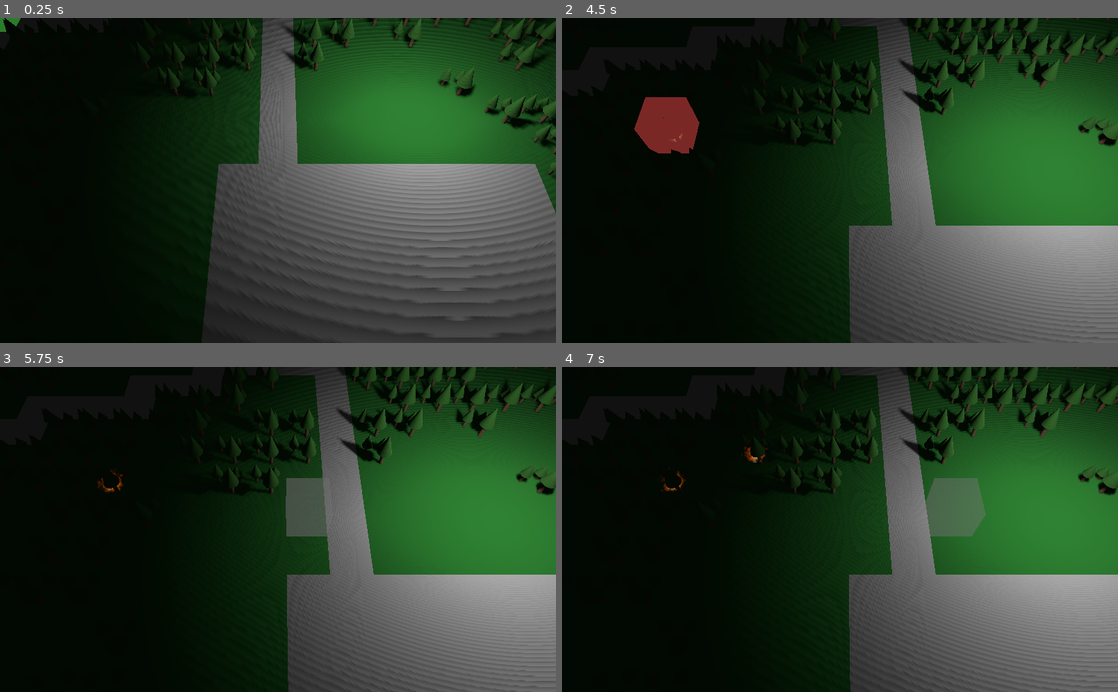
Above: before the commit, frames 1-4 (two rows, left to right).
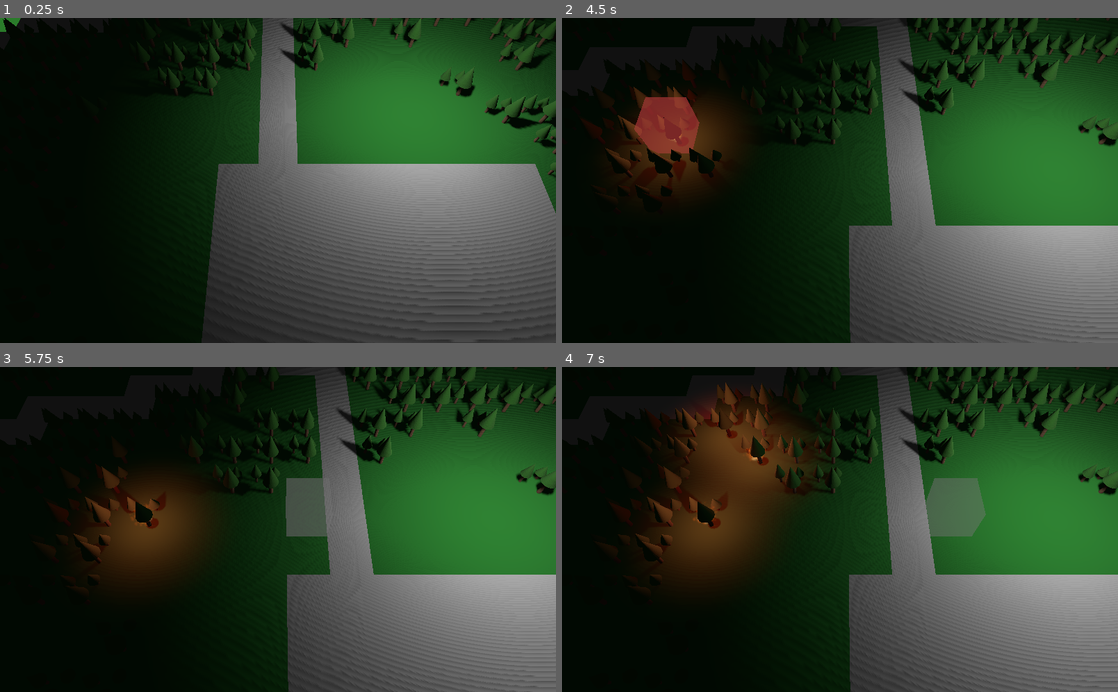
Above: after the commit, the same moments.

Repository: arturh85/gamejam2021
Game: Godot game, scene res://World.tscn
Two runs of this game, one before a commit and one after it. Both use one fixed random seed, a clock stepped at 60 frames per second and the inputs below. This scene is started directly instead of the project's main scene.
Inputs (mouse positions are in pixels of both pictures, inside the frame that each line leads up to):
- Up to frame 1 (0.25 s): no input
- Up to frame 2 (4.5 s): move the mouse to (962, 164) at 0.52 s; press the mouse at (962, 164) at 0.53 s; tap Enter at 1.25, 2.75, 4.25 s; move the mouse to (728, 196) at 1.27 s; release the mouse at (728, 196) at 1.28 s; right-click (728, 196) at 1.35 s; tap Space at 2, 3.5 s; move the mouse to (895, 109) at 2.02 s; press the mouse at (895, 109) at 2.03 s; move the mouse to (812, 245) at 2.77 s; release the mouse at (812, 245) at 2.78 s; right-click (812, 245) at 2.85 s; move the mouse to (1006, 229) at 3.52 s; press the mouse at (1006, 229) at 3.53 s; move the mouse to (673, 131) at 4.27 s; release the mouse at (673, 131) at 4.28 s; right-click (673, 131) at 4.35 s
- Up to frame 3 (5.75 s): move the mouse to (305, 529) at 5.02 s; press the mouse at (305, 529) at 5.03 s
- Up to frame 4 (7 s): move the mouse to (756, 448) at 5.77 s; release the mouse at (756, 448) at 5.78 s; right-click (756, 448) at 5.85 s; move the mouse to (962, 513) at 6.52 s; press the mouse at (962, 513) at 6.53 s

The runs differ from the first frame. In frame 1, 2.3% of the frame differs, in the area x 34-100%, y 0-89%; in frame 2, 3.6%; in frame 3, 6.3%; in frame 4, 12%, in the area x 9-49%, y 4-69%.
Error before the commit: Invalid get index 'ticks_burning' (on base: 'Particles'). (res://GridMap.gd:38)

Commit message:
move lights to fire

Diff:
--- /dev/null
+++ b/Fire.gd
@@ -0,0 +1,18 @@
+extends Particles
+
+
+# Declare member variables here. Examples:
+# var a = 2
+# var b = "text"
+
+var ticks_burning = 0
+
+
+# Called when the node enters the scene tree for the first time.
+func _ready():
+	pass # Replace with function body.
+
+
+# Called every frame. 'delta' is the elapsed time since the previous frame.
+#func _process(delta):
+#	pass
--- a/Fire.tscn
+++ b/Fire.tscn
@@ -1,7 +1,8 @@
-[gd_scene load_steps=10 format=2]
+[gd_scene load_steps=13 format=2]
 
 [ext_resource path="res://fire/Fire.tres" type="Gradient" id=1]
 [ext_resource path="res://fire/Smoke30Frames_0.png" type="Texture" id=2]
+[ext_resource path="res://Fire.gd" type="Script" id=3]
 
 [sub_resource type="SpatialMaterial" id=1]
 flags_transparent = true
@@ -47,10 +48,43 @@
 [sub_resource type="QuadMesh" id=7]
 material = SubResource( 6 )
 
+[sub_resource type="Animation" id=8]
+length = 0.001
+tracks/0/type = "value"
+tracks/0/path = NodePath(".:light_energy")
+tracks/0/interp = 1
+tracks/0/loop_wrap = true
+tracks/0/imported = false
+tracks/0/enabled = true
+tracks/0/keys = {
+"times": PoolRealArray( 0 ),
+"transitions": PoolRealArray( 1 ),
+"update": 0,
+"values": [ 7.177 ]
+}
+
+[sub_resource type="Animation" id=9]
+resource_name = "flicker"
+length = 0.2
+loop = true
+step = 0.01
+tracks/0/type = "value"
+tracks/0/path = NodePath(".:light_energy")
+tracks/0/interp = 1
+tracks/0/loop_wrap = true
+tracks/0/imported = false
+tracks/0/enabled = true
+tracks/0/keys = {
+"times": PoolRealArray( 0, 0.02, 0.05, 0.07, 0.11, 0.13, 0.16, 0.18 ),
+"transitions": PoolRealArray( 1, 1, 1, 1, 1, 1, 1, 1 ),
+"update": 0,
+"values": [ 7.177, 1.0, 1.0, 8.174, 8.174, 2.0, 2.0, 0.0 ]
+}
+
 [node name="Particles" type="Particles"]
 transform = Transform( 1, 0, 0, 0, 1, 0, 0, 0, 1, 33.0546, 21.5708, -12.449 )
 material_override = SubResource( 1 )
-amount = 200
+amount = 187
 lifetime = 0.5
 randomness = 1.0
 visibility_aabb = AABB( -3.85516, -6.16211, -4, 7.71033, 8, 8 )
@@ -58,3 +92,21 @@
 draw_order = 2
 process_material = SubResource( 5 )
 draw_pass_1 = SubResource( 7 )
+script = ExtResource( 3 )
+
+[node name="AnimationPlayer" type="AnimationPlayer" parent="."]
+root_node = NodePath("../Particles/FlickerLight")
+autoplay = "flicker"
+anims/RESET = SubResource( 8 )
+anims/flicker = SubResource( 9 )
+
+[node name="FlickerLight" type="OmniLight" parent="."]
+transform = Transform( 1, 0, 0, 0, 1, 0, 0, 0, 1, 0.449699, 4.38636, 0.9209 )
+light_color = Color( 1, 0.470588, 0.286275, 1 )
+light_energy = 7.177
+light_specular = 3.359
+light_cull_mask = 4294967293
+shadow_enabled = true
+shadow_color = Color( 0.890196, 0.313726, 0, 1 )
+omni_range = 13.733
+omni_attenuation = 2.54912
--- a/GridMap.gd
+++ b/GridMap.gd
@@ -37,7 +37,7 @@
 				var instance = fires[key]
 				instance.ticks_burning += 1
 
-				if rng.randf_range(0, 10) < instance.ticks_burning :
+				if rng.randf_range(0, 10) < instance.ticks_burning*2 :
 					fires[key].queue_free()
 					fires.erase(key)
 				for xx in range(cell.x-1,cell.x+2):
--- a/World.tscn
+++ b/World.tscn
@@ -1,10 +1,9 @@
-[gd_scene load_steps=16 format=2]
+[gd_scene load_steps=13 format=2]
 
 [ext_resource path="res://CamBase.gd" type="Script" id=1]
 [ext_resource path="res://SelectionBox.gd" type="Script" id=2]
 [ext_resource path="res://ColorRect.gd" type="Script" id=3]
 [ext_resource path="res://meshlib/gridmap2.tres" type="MeshLibrary" id=4]
-[ext_resource path="res://Fire.tscn" type="PackedScene" id=5]
 [ext_resource path="res://World.gd" type="Script" id=6]
 [ext_resource path="res://GridMap.gd" type="Script" id=7]
 [ext_resource path="res://environment.tres" type="Environment" id=8]
@@ -35,39 +34,6 @@
 emission_on_uv2 = false
 
 [sub_resource type="BoxShape" id=8]
-
-[sub_resource type="Animation" id=12]
-length = 0.001
-tracks/0/type = "value"
-tracks/0/path = NodePath(".:light_energy")
-tracks/0/interp = 1
-tracks/0/loop_wrap = true
-tracks/0/imported = false
-tracks/0/enabled = true
-tracks/0/keys = {
-"times": PoolRealArray( 0 ),
-"transitions": PoolRealArray( 1 ),
-"update": 0,
-"values": [ 7.177 ]
-}
-
-[sub_resource type="Animation" id=13]
-resource_name = "flicker"
-length = 0.2
-loop = true
-step = 0.01
-tracks/0/type = "value"
-tracks/0/path = NodePath(".:light_energy")
-tracks/0/interp = 1
-tracks/0/loop_wrap = true
-tracks/0/imported = false
-tracks/0/enabled = true
-tracks/0/keys = {
-"times": PoolRealArray( 0, 0.02, 0.05, 0.07, 0.11, 0.13, 0.16, 0.18 ),
-"transitions": PoolRealArray( 1, 1, 1, 1, 1, 1, 1, 1 ),
-"update": 0,
-"values": [ 7.177, 1.0, 1.0, 8.174, 8.174, 2.0, 2.0, 0.0 ]
-}
 
 [node name="World" type="Spatial"]
 script = ExtResource( 6 )
@@ -141,28 +107,4 @@
 omni_range = 46.926
 omni_attenuation = 1.7411
 
-[node name="Fire" type="Spatial" parent="."]
-
-[node name="Particles" parent="Fire" instance=ExtResource( 5 )]
-transform = Transform( 1, 0, 0, 0, 1, 0, 0, 0, 1, 32.7737, 1.13703, 21.6245 )
-amount = 500
-lifetime = 1.0
-
-[node name="FlickerLight" type="OmniLight" parent="Fire"]
-transform = Transform( 1, 0, 0, 0, 1, 0, 0, 0, 1, 33.2234, 5.52339, 22.5454 )
-light_color = Color( 1, 0.470588, 0.286275, 1 )
-light_energy = 7.177
-light_specular = 3.359
-light_cull_mask = 4294967293
-shadow_enabled = true
-shadow_color = Color( 0.890196, 0.313726, 0, 1 )
-omni_range = 13.733
-omni_attenuation = 2.54912
-
-[node name="AnimationPlayer" type="AnimationPlayer" parent="Fire"]
-root_node = NodePath("../FlickerLight")
-autoplay = "flicker"
-anims/RESET = SubResource( 12 )
-anims/flicker = SubResource( 13 )
-
 [connection signal="timeout" from="Timer" to="GridMap" method="_on_Timer_timeout"]
